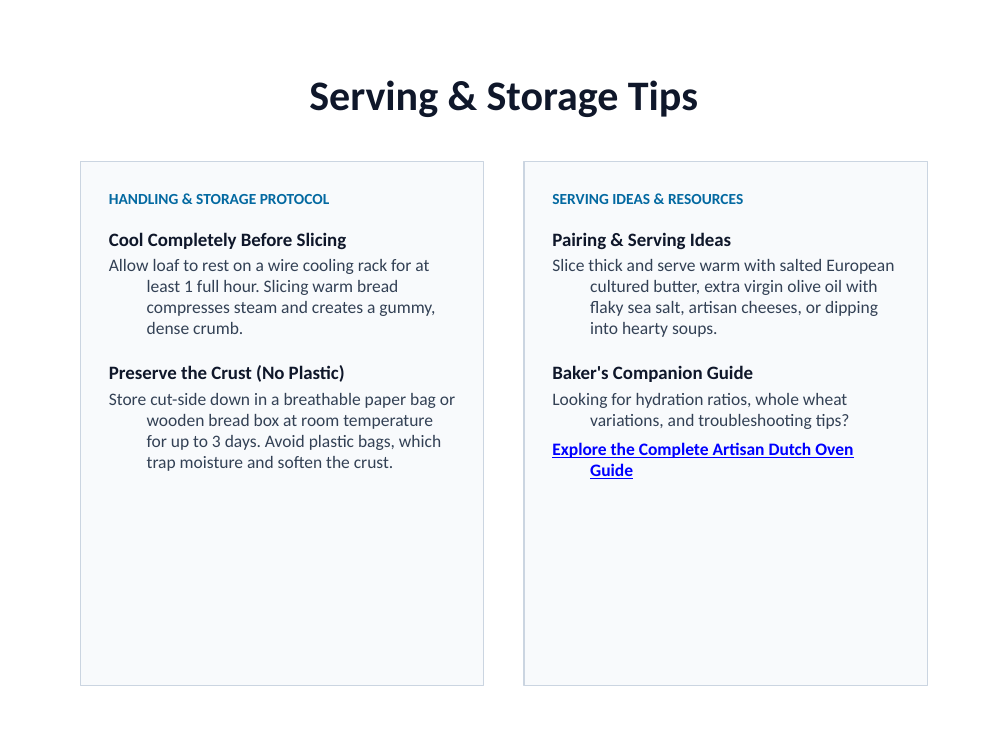
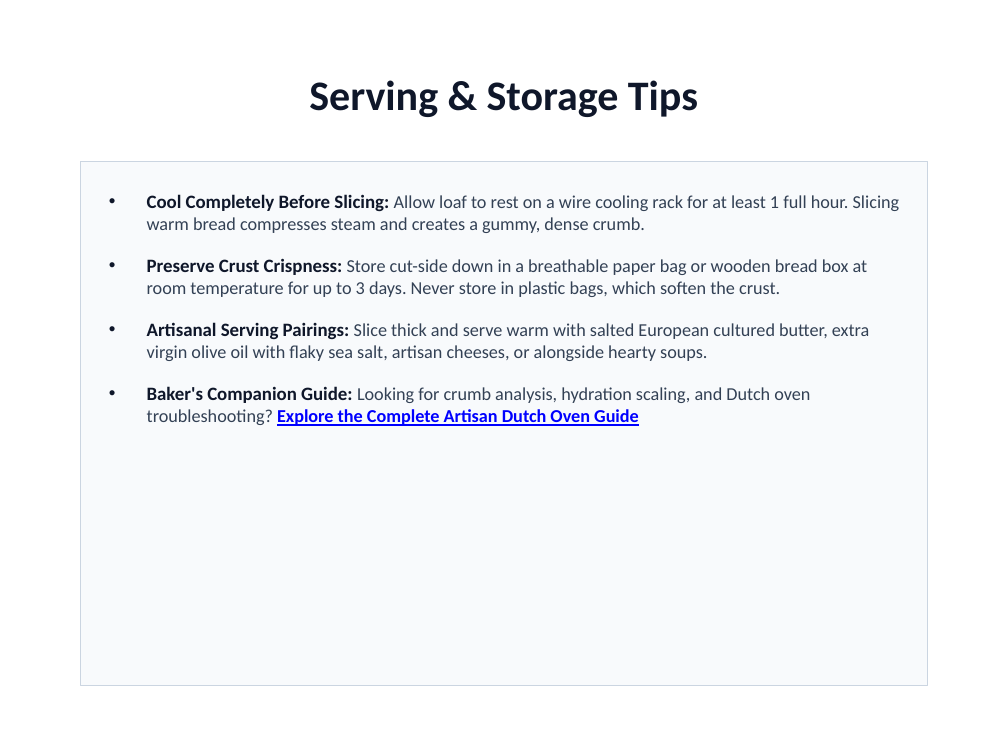
Before and after one commit to ThirstyHead/pptx-a11y, a slide deck: slide 5 of examples/No Knead Bread.pptx. Drawn at 1008x756 pixels with LibreOffice and Linux fonts; fonts in the diff are those of the drawing. Boxes give left, top, right and bottom in pixels: in the first picture for what was removed or moved away, otherwise in the second. Text is boxed around its words. In the diff, an @@ line names an element or a change of style, - is before the commit and + after.

```diff
--- a/examples/No Knead Bread.pptx
+++ b/examples/No Knead Bread.pptx
@@ text "Cool Completely Before Slicing: Allow ...": place and size @@
-text "Cool Completely Before Slicing: Allow ..." at [81, 161, 484, 685]
+text "Cool Completely Before Slicing: Allow ..." at [81, 161, 927, 685]
@@ text removed at [524, 161, 927, 685] @@
-SERVING IDEAS & RESOURCES
-Pairing & Serving Ideas
-Slice thick and serve warm with salted European cultured butter, extra virgin olive oil with flaky sea salt, artisan cheeses, or dipping into hearty soups.
-Baker's Companion Guide
-Looking for hydration ratios, whole wheat variations, and troubleshooting tips?
-Explore the Complete Artisan Dutch Oven Guide
@@ text at [147, 194, 900, 426]: text changed; size 12.5 to 13 pt @@
-HANDLING & STORAGE PROTOCOL
-Cool Completely Before Slicing
-Allow loaf to rest on a wire cooling rack for at least 1 full hour. Slicing warm bread compresses steam and creates a gummy, dense crumb.
-Preserve the Crust (No Plastic)
-Store cut-side down in a breathable paper bag or wooden bread box at room temperature for up to 3 days. Avoid plastic bags, which trap moisture and soften the crust.
+• Cool Completely Before Slicing: Allow loaf to rest on a wire cooling rack for at least 1 full hour. Slicing warm bread compresses steam and creates a gummy, dense crumb.
+• Preserve Crust Crispness: Store cut-side down in a breathable paper bag or wooden bread box at room temperature for up to 3 days. Never store in plastic bags, which soften the crust.
+• Artisanal Serving Pairings: Slice thick and serve warm with salted European cultured butter, extra virgin olive oil with flaky sea salt, artisan cheeses, or alongside hearty soups.
+• Baker's Companion Guide: Looking for crumb analysis, hydration scaling, and Dutch oven troubleshooting? Explore the Complete Artisan Dutch Oven Guide
```
Also in this commit, not shown: 1 other slide changed, 2 other files.
